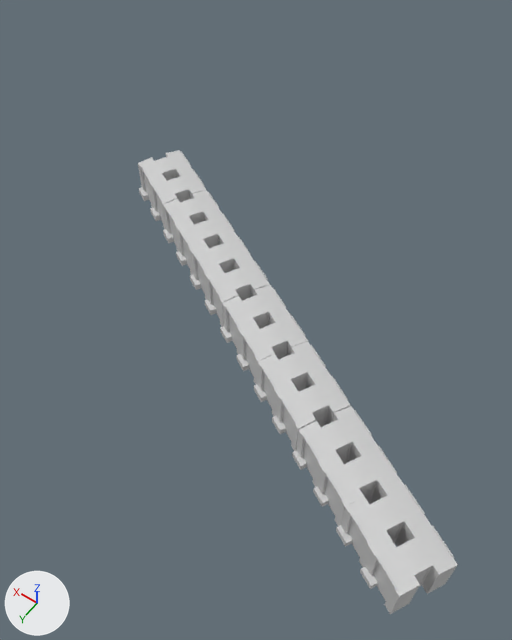
Two versions of the FBX model CBB0089-MacroTramonte/assets/3d/Altair_Dummy_T2.fbx, one commit apart.
The view is the same before and after, from a 50 mm camera at (-584.0, 580.0, 200.0) aimed at (-490.0, 449.0, -7.0). The axes (+X, +Y, +Z) are drawn at lower left. The lights are the same throughout. The picture after the commit comes second.

In view in the first picture: 'CB049_ALTAIR_Dummy_Torre_Web', 'CB049_ALTAIR_Dummy_Torre_Web_2', 'CB049_ALTAIR_Dummy_Torre_Web_3', 'CB049_ALTAIR_Dummy_Torre_Web__1_', 'CB049_ALTAIR_Dummy_Torre_Web__1__2', 'CB049_ALTAIR_Dummy_Torre_Web__1__3', 'CB049_ALTAIR_Dummy_Torre_Web__2_', 'CB049_ALTAIR_Dummy_Torre_Web__2__1', 'CB049_ALTAIR_Dummy_Torre_Web__2__2', 'CB049_ALTAIR_Dummy_Torre_Web__3_', 'CB049_ALTAIR_Dummy_Torre_Web__3__1', 'CB049_ALTAIR_Dummy_Torre_Web__3__2' and 2 more.
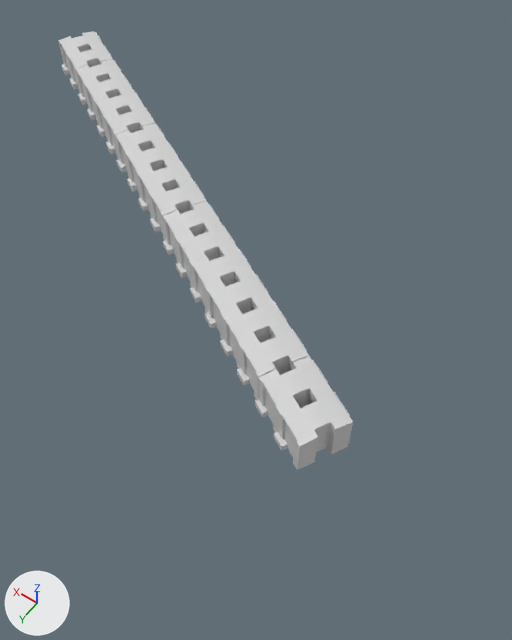
ob_cb049_altair_dummy_s_web is not drawn itself; it is the parent of ob_cb049_altair_dummy_torre_web, ob_cb049_altair_dummy_s_web_1, ob_cb049_altair_dummy_torre_web__1, ob_cb049_altair_dummy_torre_web__3, ob_cb049_altair_dummy_torre_web__2.
ob_cb049_altair_dummy_s_web__1 is not drawn itself; it is the parent of ob_cb049_altair_dummy_s_web_2, ob_cb049_altair_dummy_torre_web__1__2, ob_cb049_altair_dummy_torre_web_2.

Where the change shows, as pixel boxes [x1, y1, x2, y2] in the pictures (512 x 640 px):
'CB049_ALTAIR_Dummy_Torre_Web__1__2', moved
    before: [360, 521, 458, 614]
    after: [205, 272, 271, 340]
'CB049_ALTAIR_Dummy_Torre_Web_2', moved
    before: [336, 480, 428, 567]
    after: [190, 247, 254, 313]
'CB049_ALTAIR_Dummy_Torre_Web__3__2', moved
    before: [313, 442, 401, 526]
    after: [176, 223, 237, 288]
'CB049_ALTAIR_Dummy_Torre_Web__2__2', moved
    before: [292, 406, 375, 487]
    after: [163, 201, 221, 263]
'CB049_ALTAIR_Dummy_Torre_Web__1__3', moved
    before: [272, 373, 351, 451]
    after: [149, 180, 206, 241]
'CB049_ALTAIR_Dummy_Torre_Web_3', moved
    before: [254, 342, 329, 416]
    after: [137, 160, 193, 218]
'CB049_ALTAIR_Dummy_Torre_Web__3__2_1', added
    after: [273, 388, 353, 470]
'CB049_ALTAIR_Dummy_Torre_Web__3_', moved
    before: [237, 312, 308, 384]
    after: [126, 141, 180, 198]
'CB049_ALTAIR_Dummy_Torre_Web__2_', moved
    before: [220, 285, 288, 354]
    after: [115, 123, 167, 178]
'CB049_ALTAIR_Dummy_Torre_Web__1_', moved
    before: [204, 259, 270, 327]
    after: [104, 106, 155, 160]
'CB049_ALTAIR_Dummy_Torre_Web', moved
    before: [190, 235, 253, 300]
    after: [94, 90, 144, 142]
'CB049_ALTAIR_Dummy_Torre_Web__2__2_1', added
    after: [255, 356, 330, 432]
'CB049_ALTAIR_Dummy_Torre_Web__3__1', moved
    before: [176, 212, 236, 275]
    after: [85, 74, 133, 125]
'CB049_ALTAIR_Dummy_Torre_Web__1__3_1', added
    after: [237, 326, 309, 400]
'CB049_ALTAIR_Dummy_Torre_Web__2__1', moved
    before: [163, 190, 221, 252]
    after: [75, 59, 122, 109]
'CB049_ALTAIR_Dummy_Torre_Web__1__1', moved
    before: [150, 170, 206, 229]
    after: [67, 45, 113, 93]
'CB049_ALTAIR_Dummy_Torre_Web_3_1', added
    after: [220, 298, 289, 369]
'CB049_ALTAIR_Dummy_Torre_Web_1', moved
    before: [138, 150, 193, 208]
    after: [58, 31, 103, 78]

Edits to the bpy script that builds the scene:
```text
Change ob_cb049_altair_dummy_s_web:
    ob_cb049_altair_dummy_s_web.location: (-52011.0, 386.2, -50154.0) -> (-43082.0, 331.5, -45628.0)
Change ob_cb049_altair_dummy_s_web__1:
    ob_cb049_altair_dummy_s_web__1.location: (-61294.0, 406.2, -55123.0) -> (-52365.0, 351.5, -50597.0)
Add ob_cb049_altair_dummy_torre_web__2__2_1:
    ob_cb049_altair_dummy_torre_web__2__2_1 = bpy.data.objects.new('CB049_ALTAIR_Dummy_Torre_Web__2__2_1', me_scene)
    ob_cb049_altair_dummy_torre_web__2__2_1.parent = ob_cb049_altair_dummy_s_web_2_1
    ob_cb049_altair_dummy_torre_web__2__2_1.location = (-3819.0, 2470.0, -0.000334)
Add ob_cb049_altair_dummy_s_web_2_1:
    ob_cb049_altair_dummy_s_web_2_1 = bpy.data.objects.new('CB049_ALTAIR_Dummy_s_Web_2_1', None)
    ob_cb049_altair_dummy_s_web_2_1.parent = ob_cb049_altair_dummy_s_web__1___1
    ob_cb049_altair_dummy_s_web_2_1.location = (-5253.0, -5.883, 0.0)
Add ob_cb049_altair_dummy_s_web__1___1:
    ob_cb049_altair_dummy_s_web__1___1 = bpy.data.objects.new('CB049_ALTAIR_Dummy_s_Web__1___1_', None)
    ob_cb049_altair_dummy_s_web__1___1.parent = ob_altair_dummy_t2
    ob_cb049_altair_dummy_s_web__1___1.location = (-59304.0, 351.5, -54296.0)
    ob_cb049_altair_dummy_s_web__1___1.rotation_euler = (-1.571, 2.651, 0.0)  # degrees (-90, 152, 0)
Add ob_cb049_altair_dummy_torre_web__3__2_1:
    ob_cb049_altair_dummy_torre_web__3__2_1 = bpy.data.objects.new('CB049_ALTAIR_Dummy_Torre_Web__3__2_1', me_scene)
    ob_cb049_altair_dummy_torre_web__3__2_1.parent = ob_cb049_altair_dummy_s_web_2_1
    ob_cb049_altair_dummy_torre_web__3__2_1.location = (-2520.0, 2470.0, -0.000382)
Add ob_cb049_altair_dummy_torre_web__1__3_1:
    ob_cb049_altair_dummy_torre_web__1__3_1 = bpy.data.objects.new('CB049_ALTAIR_Dummy_Torre_Web__1__3_1', me_scene)
    ob_cb049_altair_dummy_torre_web__1__3_1.parent = ob_cb049_altair_dummy_s_web_2_1
    ob_cb049_altair_dummy_torre_web__1__3_1.location = (-5159.0, 2470.0, -0.000337)
Add ob_cb049_altair_dummy_torre_web_3_1:
    ob_cb049_altair_dummy_torre_web_3_1 = bpy.data.objects.new('CB049_ALTAIR_Dummy_Torre_Web_3_1', me_scene)
    ob_cb049_altair_dummy_torre_web_3_1.parent = ob_cb049_altair_dummy_s_web_2_1
    ob_cb049_altair_dummy_torre_web_3_1.location = (-6459.0, 2470.0, -0.000332)
```
